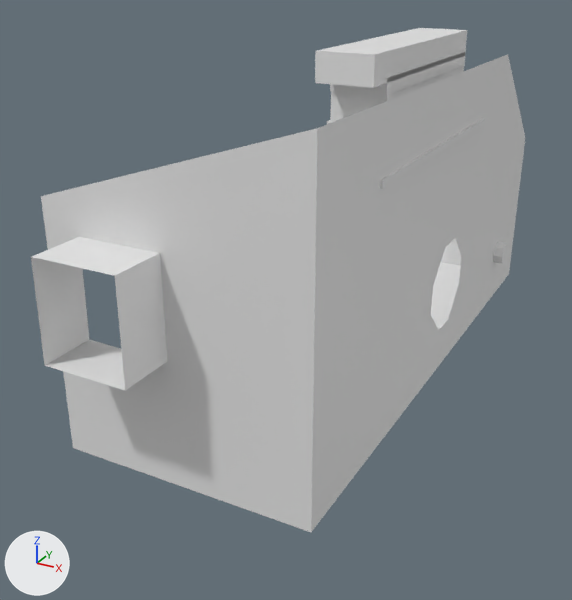
One commit to the FBX model Assets/Prefabs/level_design_niveau_1.fbx: the scene before it, then after it.
One viewpoint serves both versions: a 50 mm camera at (2.33, -4.95, 2.23) aimed at (-0.02, -0.68, 0.1). The axes (+X, +Y, +Z) are drawn at lower left. The lights are the same throughout. Where no turn or scale is listed for an object, it has been applied to the vertices.

The scene before the commit, as lines of its bpy script (objects in view):
```python
me_cube_001 = bpy.data.meshes.new('Cube.001')
me_cube_001.from_pydata(...)  # 26 vertices, 20 faces; spans x -1.03..0.54, y -2.47..1.79, z -0.7..1.3
me_cube_003 = bpy.data.meshes.new('Cube.003')
me_cube_003.from_pydata(...)  # a box spanning x -0.24..0.24, y -0.89..0.89, z -0.02..0.02
me_cube_007 = bpy.data.meshes.new('Cube.007')
me_cube_007.from_pydata(...)  # a box spanning x -0.16..0.16, y -0.745..0.745, z -0.078..0.078
ob_cube = bpy.data.objects.new('Cube', me_cube_001)
ob_cube.location = (0.382, -0.003, 0.296)
ob_cube_002 = bpy.data.objects.new('Cube.002', me_cube_003)
ob_cube_002.location = (0.694, -0.551, 1.201)
ob_cube_006 = bpy.data.objects.new('Cube.006', me_cube_007)
ob_cube_006.location = (0.629, -0.521, 1.704)
# also in view: 'Cube.004' at (0.63, -0.43, 1.46); 'Cube.005' at (0.63, -0.43, 1.61)
```
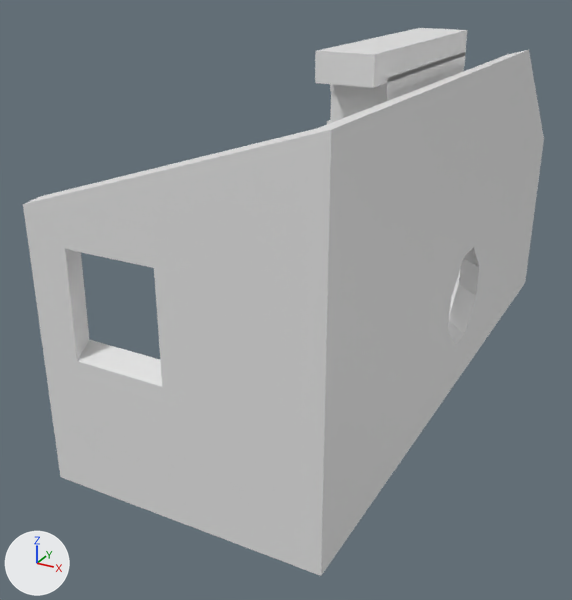
Where the change shows, as pixel boxes (x1, y1, x2, y2) in the pictures (572 x 600 px):
'Cube', reshaped (10% taller)
    before: (31, 54, 525, 532)
    after: (23, 50, 544, 576)
part 1 of me_cube_001, built on
    before: (31, 237, 167, 390)
    after: (23, 50, 544, 576)

Patch to the scene script:
```diff
--- a/Assets/Prefabs/level_design_niveau_1.fbx.py
+++ b/Assets/Prefabs/level_design_niveau_1.fbx.py
@@ me_cube_001 @@
 # used by ob_cube; location = (0.382, -0.003, 0.296)
-me_cube_001.from_pydata(...)  # 26 vertices, 20 faces; spans x -1.03..0.54, y -2.47..1.79, z -0.7..1.3
+me_cube_001.from_pydata(...)  # 44 vertices, 51 faces; spans x -1.03..0.67, y -2.29..1.91, z -0.8..1.33
+# me_cube_001 part 1
+# 4 vertices are removed from x -0.79..-0.28, y -2.47, z 0.05..0.63
+# 4 faces are deleted
+# 22 vertices are added at x -1.01..0.67, y -2.29..1.91, z -0.8..1.33
+# 35 new faces join them
```
